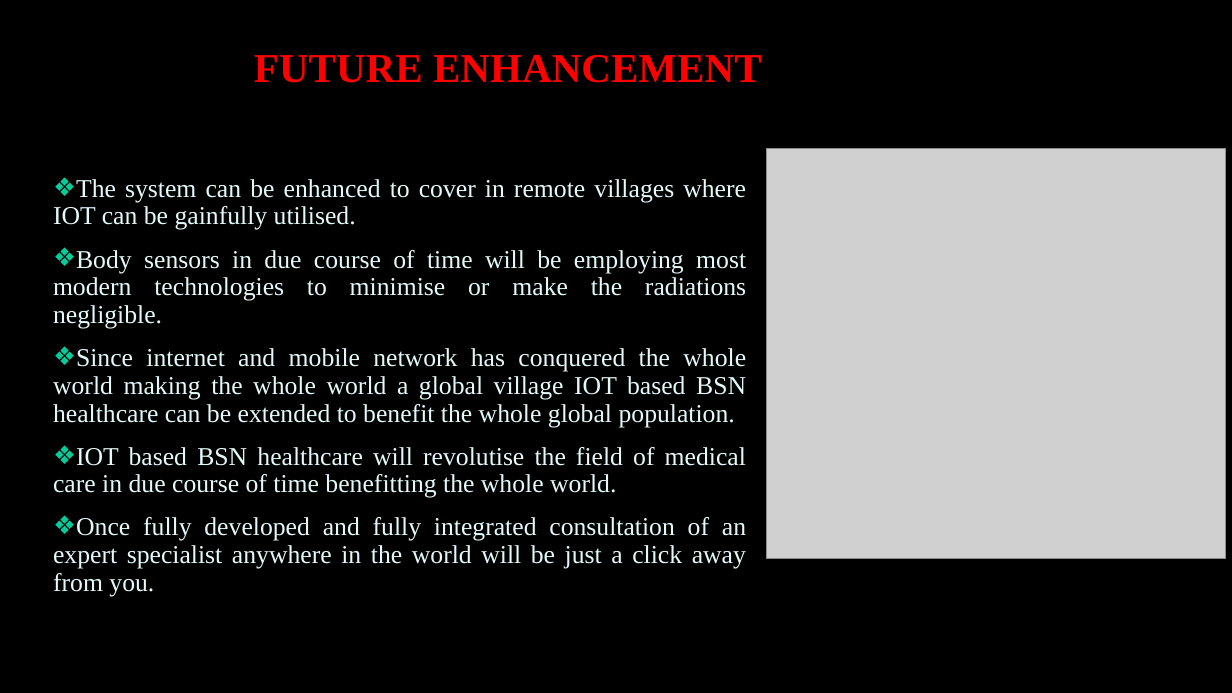
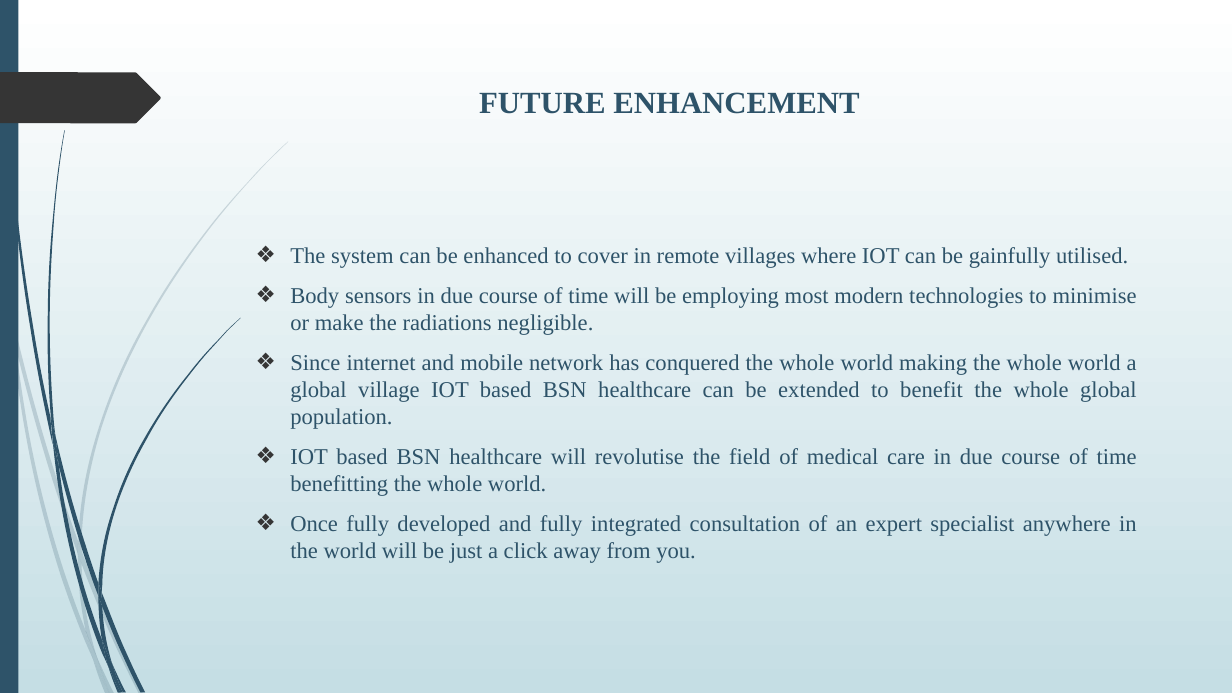
Before and after one commit to Lekshmisr95/body-sensor-network, a slide deck: slide 23 of PPT.pptx (slide 18 before the commit). Drawn at 1232x693 pixels with LibreOffice and Linux fonts; fonts in the diff are those of the drawing; grey boxes stand for pictures; background and template pictures are left out. Boxes give left, top, right and bottom in pixels: in the first picture for what was removed or moved away, otherwise in the second. Text is boxed around its words. In the diff, an @@ line names an element or a change of style, - is before the commit and + after.

```diff
--- a/PPT.pptx
+++ b/PPT.pptx
@@ background picture (left out) to gradient #FFFFFF to #C5DEE5 @@
@@ rectangle added at bbox=[0, 0, 18, 693], fill #2E5369 @@
@@ freeform shape added at bbox=[0, 72, 161, 123], fill #353535 @@
@@ title "FUTURE ENHANCEMENT": place and size @@
-title "FUTURE ENHANCEMENT" at bbox=[254, 54, 762, 83]
+title "FUTURE ENHANCEMENT" at bbox=[479, 92, 859, 114]
@@ title "FUTURE ENHANCEMENT" at bbox=[479, 92, 859, 114]: size 32 to 24 pt, text colour #FF0000 to #2E5369; line spacing 0.8 to 1; vertical alignment bottom to top @@
@@ picture removed at bbox=[766, 149, 1226, 558] @@
@@ text "The system can be enhanced ...": place and size @@
-text "The system can be enhanced ..." at bbox=[53, 179, 746, 592]
+text "The system can be enhanced ..." at bbox=[290, 247, 1137, 563]
@@ text "The system can be enhanced ..." at bbox=[290, 247, 1137, 563]: size 20 to 17.6 pt, text colour #E4F9F9 to #2E5369; indent changed; line spacing 0.9 to 1; less space between paragraphs; bullet colour #07CB98 to #353535 @@
@@ group added at bbox=[0, 141, 288, 693]: 10 freeform shapes @@
@@ group added at bbox=[3, 0, 240, 693]: 12 freeform shapes @@
```
Also in this commit, not shown: 13 other slides changed, 9 slides added, 4 slides removed, 6 other files.
